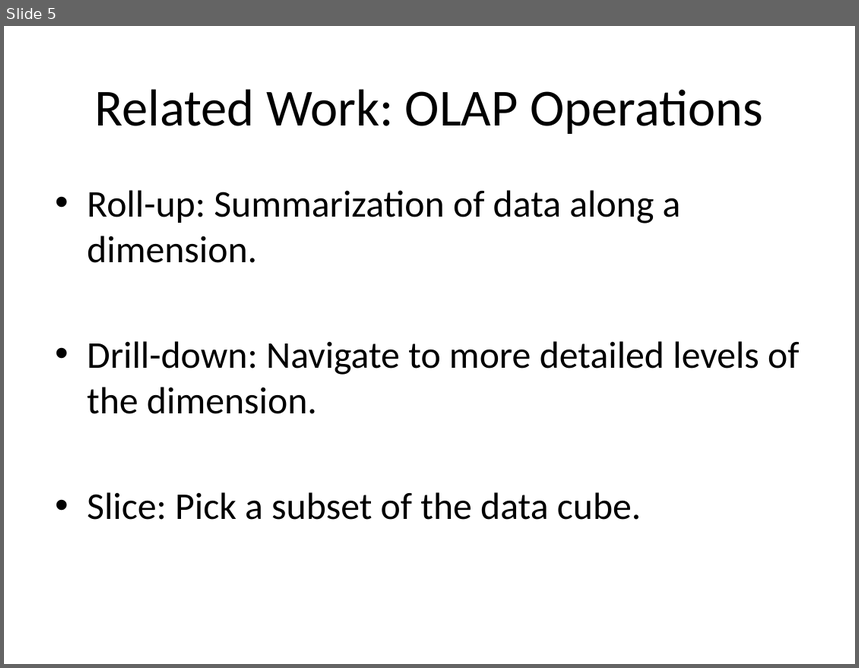
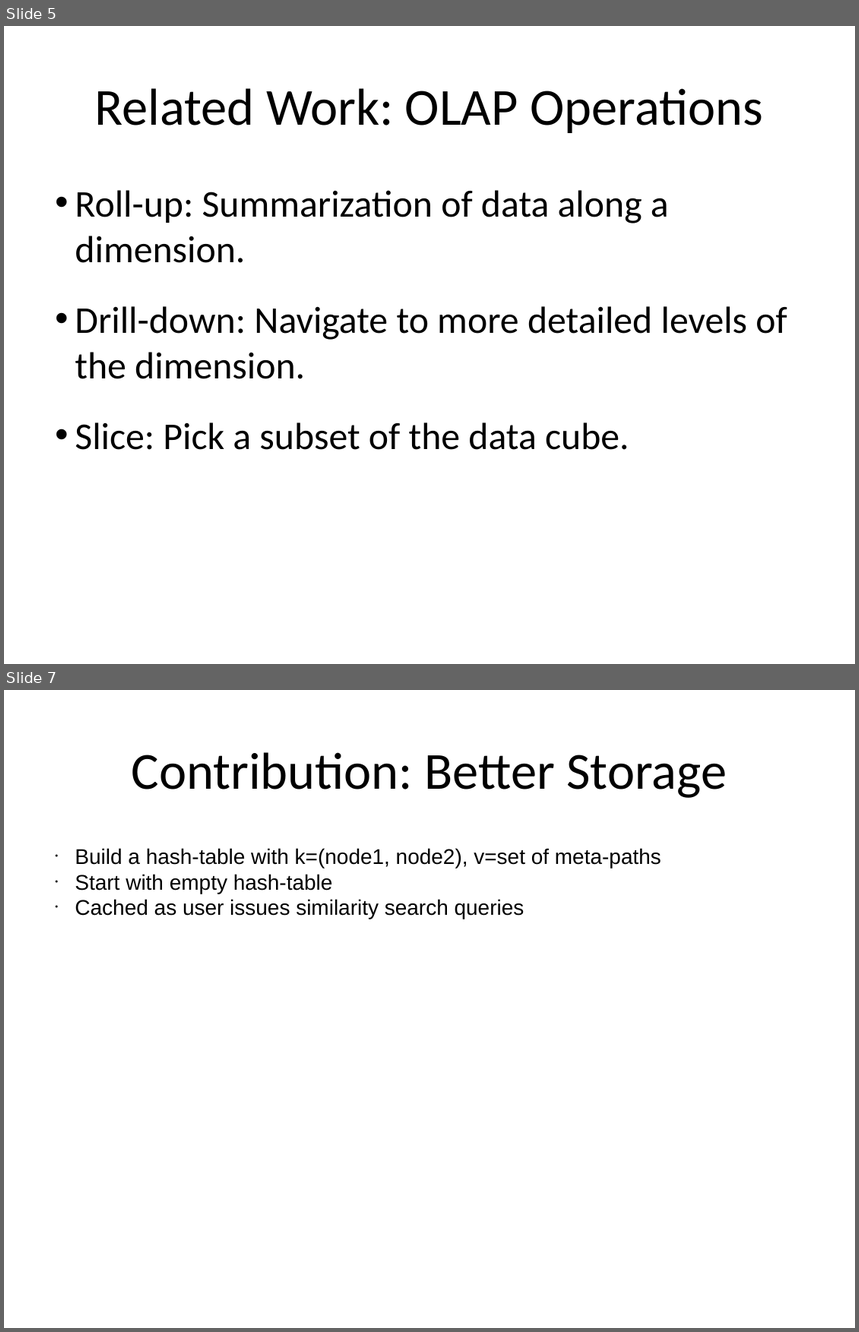
Before and after one commit to hilfialkaff/newsnet, a slide deck: paper/presentation.pptx. Shown one above the other, each under a label of ours: slide 5 before the commit, slides 5 and 7 after it; the slides between them are not shown. The pictures are 859x668 and 859x1332 pixels, drawn with LibreOffice and Linux fonts; fonts in the diff are those of the drawing. Boxes give left, top, right and bottom in pixels: in the first picture for what was removed or moved away, otherwise in the second. Text is boxed around its words. In the diff, an @@ line names an element or a change of style, - is before the commit and + after.

Commit message:
Fill in evaluation and contributions in ppt.

```diff
--- a/paper/presentation.pptx
+++ b/paper/presentation.pptx
@@ slide 7 added at [4, 690, 855, 1328], background #FFFFFF @@
@@ text added at [132, 752, 727, 798], 44 pt, text #000000 @@
+Contribution: Better Storage
@@ text added at [75, 848, 661, 919], 18 pt, text #000000 @@
+● Build a hash-table with k=(node1, node2), v=set of meta-paths
+● Start with empty hash-table
+● Cached as user issues similarity search queries
@@ slide 5 changed as well @@
@@ text "Roll-up: Summarization of data along ..." at [75, 190, 787, 450]: indent changed; less space between paragraphs @@
```
Also in this commit, not shown: 7 other slides changed, 3 other slides added, 3 slides removed.
